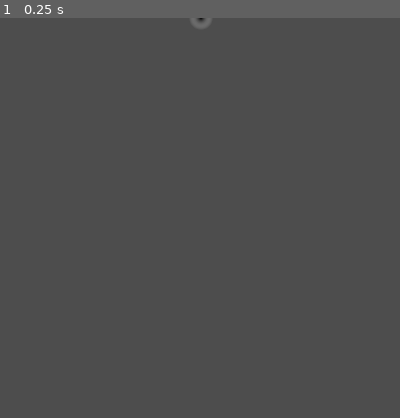
Above: before the commit, frame 1.
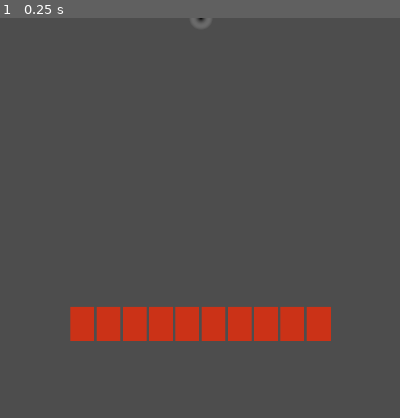
Above: after the commit, the same moment.

Repository: elijahknaperek/WizardTypeTower
Game: Godot game, scene res://game/tower_game.tscn
The game is run twice, just before and just after one commit, with the same random seed, the same clock (stepped at 60 frames per second) and the same inputs. Before the commit the project starts from res://game/level.tscn.
Inputs:
- Up to frame 1 (0.25 s): no input
The pictures show only the part of the screen within x 25-75%, y 50-100%; the shares and areas given below are measured in that part.

The runs differ from the first frame. In frame 1, 5.2% of the frame differs, in the area x 17-83%, y 72-81%.

Commit message:
added segmented progress bar

Diff:
--- a/game/level.tscn
+++ /dev/null
@@ -1,15 +0,0 @@
-[gd_scene load_steps=3 format=3 uid="uid://bpfdwxw0ns82y"]
-
-[ext_resource type="PackedScene" uid="uid://dhcwgyrj6yyqn" path="res://game/tower.tscn" id="1_f5brq"]
-[ext_resource type="Script" path="res://game/level.gd" id="1_wyn0i"]
-
-[node name="Level" type="Node2D"]
-script = ExtResource("1_wyn0i")
-
-[node name="Tower" parent="." instance=ExtResource("1_f5brq")]
-
-[node name="Enemies" type="Node2D" parent="."]
-
-[node name="Spawn" type="Timer" parent="."]
-
-[connection signal="timeout" from="Spawn" to="." method="_on_spawn_timeout"]
--- a/game/tower.gd
+++ b/game/tower.gd
@@ -2,6 +2,9 @@
 
 var hp = 10
 const fireball = preload("res://game/fireball.tscn")
+
+signal took_damage(hp)
+signal died
 
 func _input(event: InputEvent) -> void:
 	if event is InputEventKey and event.pressed:
--- /dev/null
+++ b/game/tower_game.tscn
@@ -0,0 +1,71 @@
+[gd_scene load_steps=6 format=3 uid="uid://bpfdwxw0ns82y"]
+
+[ext_resource type="PackedScene" uid="uid://dhcwgyrj6yyqn" path="res://game/tower.tscn" id="1_f5brq"]
+[ext_resource type="Script" path="res://game/tower_game.gd" id="1_wyn0i"]
+[ext_resource type="Script" path="res://util/segmented_progress_bar.gd" id="3_04nw0"]
+
+[sub_resource type="Gradient" id="Gradient_x5sah"]
+colors = PackedColorArray(0.798878, 0.198027, 0.091634, 1, 1, 1, 1, 1)
+
+[sub_resource type="GradientTexture2D" id="GradientTexture2D_14n25"]
+gradient = SubResource("Gradient_x5sah")
+fill_from = Vector2(1, 0)
+
+[node name="TowerGame" type="Node2D"]
+script = ExtResource("1_wyn0i")
+
+[node name="Tower" parent="." instance=ExtResource("1_f5brq")]
+
+[node name="Enemies" type="Node2D" parent="."]
+
+[node name="Spawn" type="Timer" parent="."]
+
+[node name="UI" type="CanvasLayer" parent="."]
+
+[node name="MarginContainer" type="MarginContainer" parent="UI"]
+anchors_preset = 15
+anchor_right = 1.0
+anchor_bottom = 1.0
+grow_horizontal = 2
+grow_vertical = 2
+theme_override_constants/margin_left = 10
+theme_override_constants/margin_top = 10
+theme_override_constants/margin_right = 10
+theme_override_constants/margin_bottom = 10
+
+[node name="HBoxContainer" type="HBoxContainer" parent="UI/MarginContainer"]
+layout_mode = 2
+
+[node name="Control" type="Control" parent="UI/MarginContainer/HBoxContainer"]
+layout_mode = 2
+size_flags_horizontal = 3
+
+[node name="VBoxContainer" type="VBoxContainer" parent="UI/MarginContainer/HBoxContainer"]
+layout_mode = 2
+size_flags_horizontal = 3
+
+[node name="Control3" type="Control" parent="UI/MarginContainer/HBoxContainer/VBoxContainer"]
+layout_mode = 2
+size_flags_horizontal = 3
+size_flags_vertical = 3
+
+[node name="SegmentedProgressBar" type="HBoxContainer" parent="UI/MarginContainer/HBoxContainer/VBoxContainer"]
+layout_mode = 2
+size_flags_vertical = 3
+size_flags_stretch_ratio = 0.05
+script = ExtResource("3_04nw0")
+texture = SubResource("GradientTexture2D_14n25")
+segments = 10
+value = 1.0
+
+[node name="Control4" type="Control" parent="UI/MarginContainer/HBoxContainer/VBoxContainer"]
+layout_mode = 2
+size_flags_horizontal = 3
+size_flags_vertical = 3
+size_flags_stretch_ratio = 0.1
+
+[node name="Control2" type="Control" parent="UI/MarginContainer/HBoxContainer"]
+layout_mode = 2
+size_flags_horizontal = 3
+
+[connection signal="timeout" from="Spawn" to="." method="_on_spawn_timeout"]
--- a/project.godot
+++ b/project.godot
@@ -11,7 +11,7 @@
 [application]
 
 config/name="WizardTypeTower"
-run/main_scene="res://game/level.tscn"
+run/main_scene="res://game/tower_game.tscn"
 config/features=PackedStringArray("4.3", "GL Compatibility")
 config/icon="res://icon.svg"
 
--- /dev/null
+++ b/util/segmented_progress_bar.gd
@@ -0,0 +1,30 @@
+@tool
+extends HBoxContainer
+class_name SegmentedProgressBar
+
+@export var texture:Texture2D:
+	set(v):
+		texture = v
+		value = value
+
+@export_range(1,100) var segments := 1:
+	set(v):
+		for x in get_children():
+			x.queue_free()
+		for x in v:
+			var t := TextureRect.new()
+			t.size_flags_horizontal = 3
+			t.expand_mode = TextureRect.EXPAND_IGNORE_SIZE
+			t.texture = texture
+			add_child(t)
+		segments = v
+		value = value
+
+@export_range(0.0,1.0) var value = 0.0:
+	set(v):
+		for n in get_child_count():
+			if n < v * segments:
+				get_child(n).texture = texture
+			else:
+				get_child(n).texture = null
+		value = v
--- /dev/null
+++ b/util/segmented_progress_bar.tscn
@@ -0,0 +1,25 @@
+[gd_scene load_steps=4 format=3 uid="uid://lv6hxkk118k0"]
+
+[ext_resource type="Script" path="res://util/segmented_progress_bar.gd" id="1_y2qr0"]
+
+[sub_resource type="Gradient" id="Gradient_h08nb"]
+colors = PackedColorArray(0, 0, 0, 1, 0, 0, 0, 1)
+
+[sub_resource type="GradientTexture2D" id="GradientTexture2D_ulnb0"]
+gradient = SubResource("Gradient_h08nb")
+
+[node name="SegmentedProgressBar" type="HBoxContainer"]
+anchors_preset = 15
+anchor_right = 1.0
+anchor_bottom = 1.0
+grow_horizontal = 2
+grow_vertical = 2
+size_flags_horizontal = 3
+size_flags_vertical = 3
+theme_override_constants/separation = 6
+script = ExtResource("1_y2qr0")
+
+[node name="TextureRect" type="TextureRect" parent="."]
+layout_mode = 2
+size_flags_horizontal = 3
+texture = SubResource("GradientTexture2D_ulnb0")
Renamed: game/level.gd -> game/tower_game.gd
